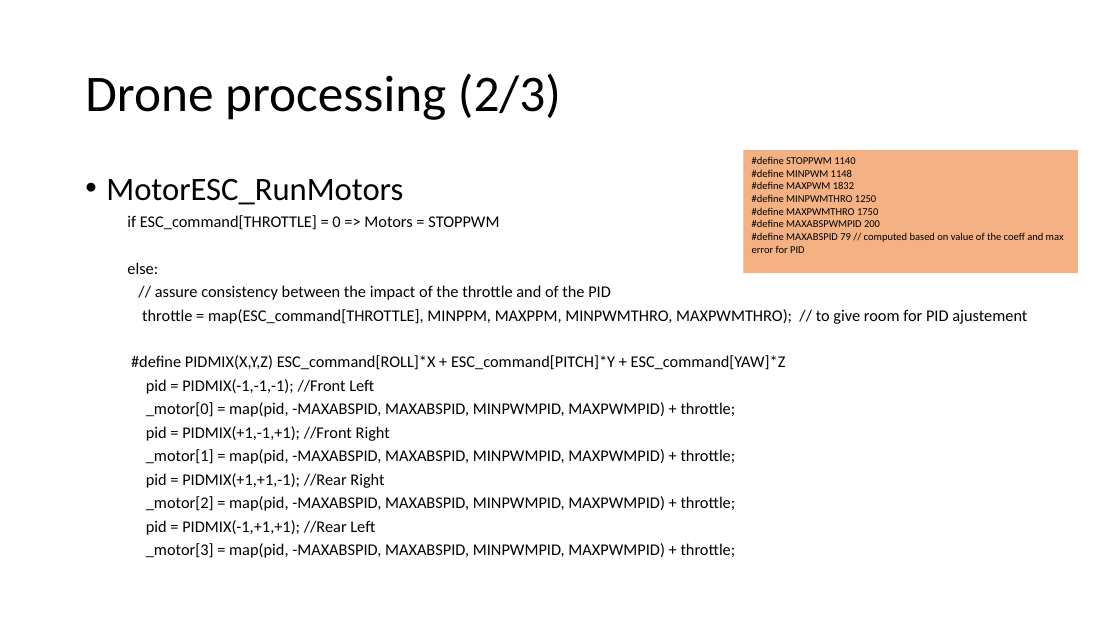
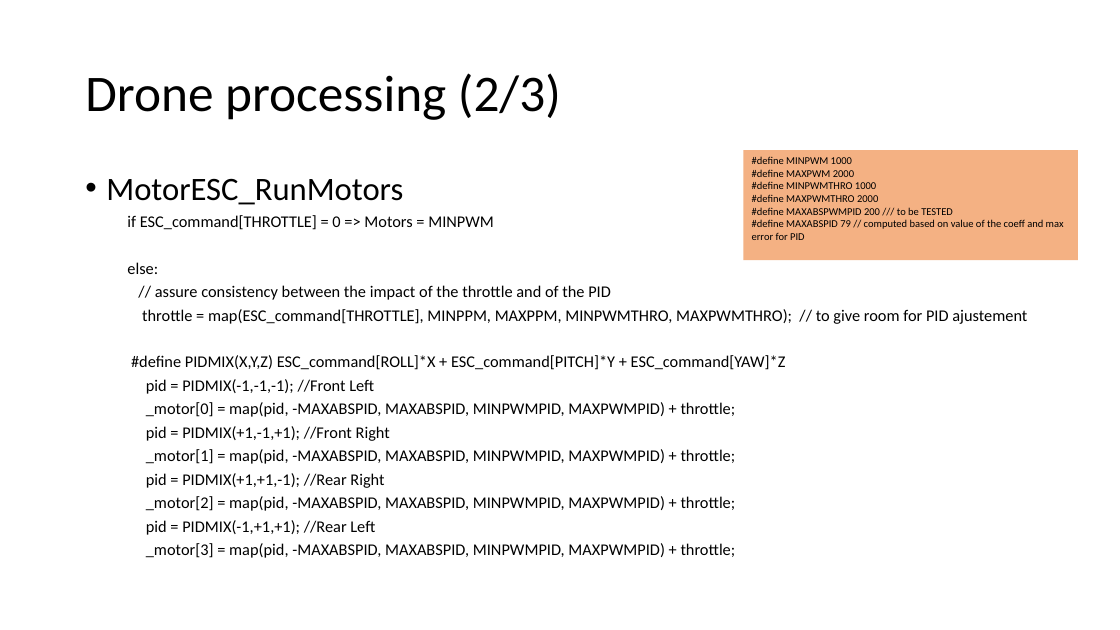
Before and after one commit to RobotEdh/RobotMicroControl, a slide deck: slide 9 of libraries/Diagramm Drone.pptx. Drawn at 1120x630 pixels with LibreOffice and Linux fonts; fonts in the diff are those of the drawing. Boxes give left, top, right and bottom in pixels: in the first picture for what was removed or moved away, otherwise in the second. Text is boxed around its words. In the diff, an @@ line names an element or a change of style, - is before the commit and + after.

```diff
--- a/libraries/Diagramm Drone.pptx
+++ b/libraries/Diagramm Drone.pptx
@@ rectangle "#define MINPWM 1000": place and size @@
-rectangle "#define MINPWM 1000" at (744,150,1078,273)
+rectangle "#define MINPWM 1000" at (744,150,1078,260)
@@ text in rectangle at (752,156,953,215): text changed @@
-#define STOPPWM 1140
-#define MINPWM 1148
-#define MAXPWM 1832
-#define MINPWMTHRO 1250
-#define MAXPWMTHRO 1750
-#define MAXABSPWMPID 200
+#define MINPWM 1000
+#define MAXPWM 2000
+#define MINPWMTHRO 1000
+#define MAXPWMTHRO 2000
+#define MAXABSPWMPID 200 /// to be TESTED
@@ text at (127,215,494,230): text changed @@
-  if ESC_command[THROTTLE] = 0 => Motors = STOPPWM
+  if ESC_command[THROTTLE] = 0 => Motors = MINPWM
```
Also in this commit, not shown: 6 other slides changed, 1 slide added, 1 slide removed, 1 other file.
